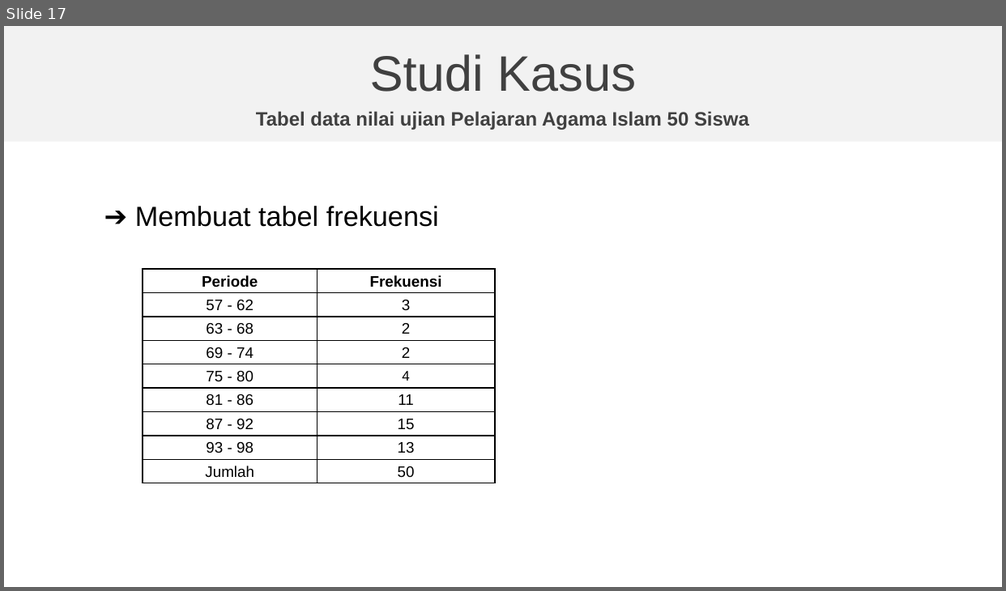
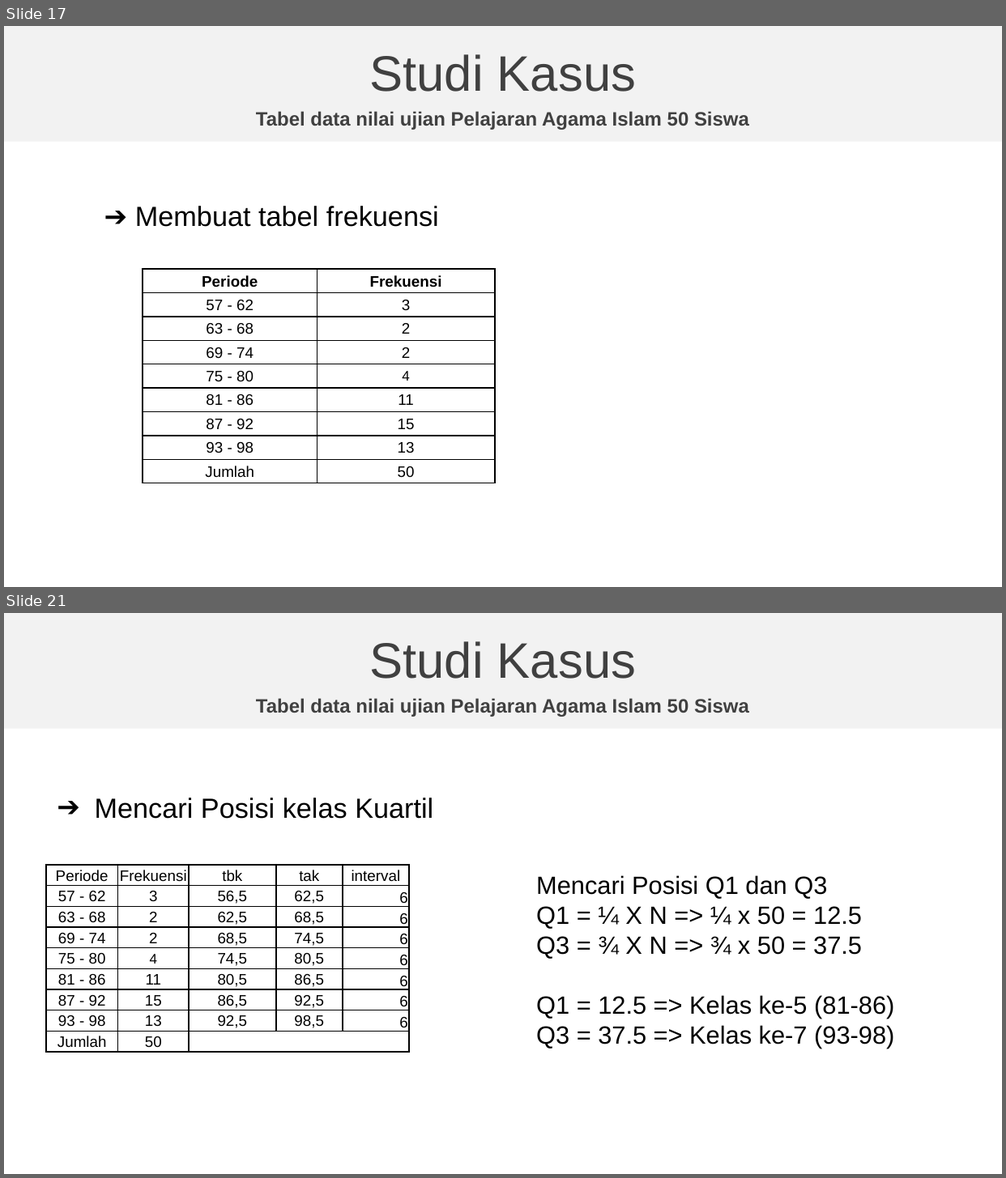
Before and after one commit to natacloud/statistika, a slide deck: Presentasi-Statistika-kelompok-3.pptx. Shown one above the other, each under a label of ours: slide 17 before the commit, slides 17 and 21 after it; the slides between them are not shown. The pictures are 1006x591 and 1006x1178 pixels, drawn with LibreOffice and Linux fonts; fonts in the diff are those of the drawing; background and template pictures are left out. Boxes give left, top, right and bottom in pixels: in the first picture for what was removed or moved away, otherwise in the second. Text is boxed around its words. In the diff, an @@ line names an element or a change of style, - is before the commit and + after.

Commit message:
Perbaikan di excel, menggunakan metode data tunggal saja dan menyamakan hasil perhitungan dari rumus excel

```diff
--- a/Presentasi-Statistika-kelompok-3.pptx
+++ b/Presentasi-Statistika-kelompok-3.pptx
@@ slide 21 added at [4,613,1002,1174], background picture (left out); not listed: 1 template element that a slide beside it also shows @@
@@ text added at [370,641,636,679], 36 pt, text #404040 @@
+Studi Kasus
@@ text added at [256,698,749,717], 14 pt, text #404040, bold @@
+Tabel data nilai ujian Pelajaran Agama Islam 50 Siswa
@@ text added at [95,798,433,819], 20 pt, text #000000 @@
+➔ Mencari Posisi kelas Kuartil
@@ table added at [46,864,410,1052], 9 rows, 5 columns @@
+Periode | Frekuensi | tbk | tak | interval
+57 - 62 | 3 | 56,5 | 62,5 | 6
+63 - 68 | 2 | 62,5 | 68,5 | 6
+69 - 74 | 2 | 68,5 | 74,5 | 6
+75 - 80 | 4 | 74,5 | 80,5 | 6
+81 - 86 | 11 | 80,5 | 86,5 | 6
+87 - 92 | 15 | 86,5 | 92,5 | 6
+93 - 98 | 13 | 92,5 | 98,5 | 6
+Jumlah | 50 |  |  | 
@@ text added at [536,875,894,1049], 18 pt, text #000000 @@
+Mencari Posisi Q1 dan Q3
+Q1 = ¼ X N => ¼ x 50 = 12.5
+Q3 = ¾ X N => ¾ x 50 = 37.5
+Q1 = 12.5 => Kelas ke-5 (81-86)
+Q3 = 37.5 => Kelas ke-7 (93-98)
```
Also in this commit, not shown: 2 slides changed, 4 other slides added, 1 other file.
